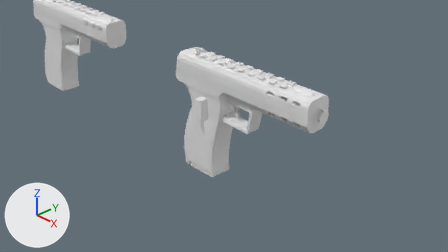
The Blender file controller/trigger.blend, before and after one commit.
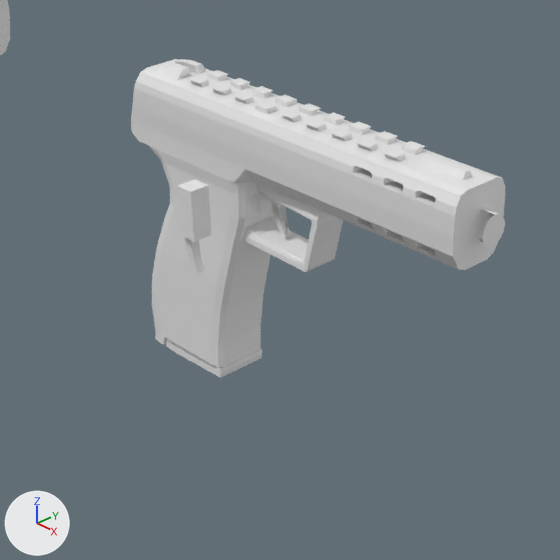
Each version appears first from the file's camera 'Camera', and next in a close-up on the part from 27% to 78% of the width and 9% to 100% of the height. Arrows for +X, +Y and +Z are at lower left; the lights stay in place.

The scene before the commit, as lines of its bpy script (objects in view):
```python
me_cube_001 = bpy.data.meshes.new('Cube.001')
me_cube_001.from_pydata(...)  # 500 vertices, 362 faces; spans x -1.03..2.1, y 0.0..0.43, z -1.07..0.75
me_cube_003 = bpy.data.meshes.new('Cube.003')
me_cube_003.from_pydata(...)  # 585 vertices, 466 faces; spans x -1.03..2.1, y 0.0..1.04, z -0.86..-0.38
me_cube_012 = bpy.data.meshes.new('Cube.012')
me_cube_012.from_pydata(...)  # 16 vertices, 14 faces; spans x -1.0..2.01, y -1.0..1.0, z -0.92..1.46
ob_cube = bpy.data.objects.new('Cube', me_cube_001)
ob_cube.location = (0.0, 0.0, 0.0)
ob_cube.scale = (1.0, 0.559, 1.0)
_m = ob_cube.modifiers.new('Mirror', 'MIRROR')
_m.use_axis = (False, True, False)
_m.use_clip = True
ob_cube_002 = bpy.data.objects.new('Cube.002', me_cube_003)
ob_cube_002.location = (0.001, 0.0, 1.604)
ob_cube_002.scale = (1.0, 0.239, 1.0)
_m = ob_cube_002.modifiers.new('Mirror', 'MIRROR')
_m.use_axis = (False, True, False)
_m.use_clip = True
ob_cube_004 = bpy.data.objects.new('Cube.004', me_cube_012)
ob_cube_004.location = (0.328, 0.0, 0.401)
ob_cube_004.scale = (0.0427, 0.0423, -0.13)
# also in view: 'Cube.009' at (0.34, -0.83, 0.65); 'Cube.006' at (-0.36, 0.0, -0.37)
```
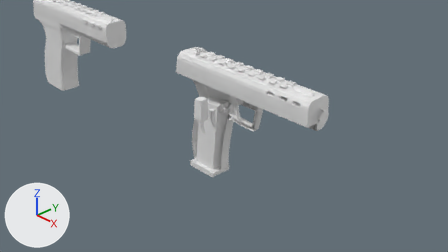
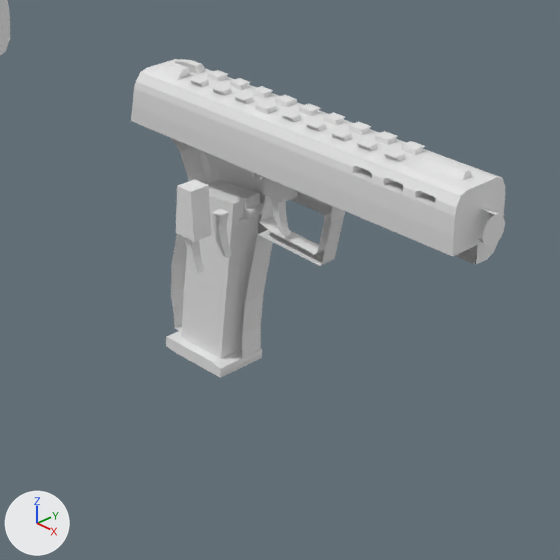
Location of each change, [x1, y1, x2, y2] in pixels of the close-ups (560 x 560 px):
```json
{"object": "Cube", "change": "modifiers changed", "before": [131, 121, 498, 367], "after": [171, 138, 498, 358], "on screen": "11% narrower, 11% shorter"}
{"object": "Cube.004", "change": "moved, turned", "before": [272, 202, 290, 237], "after": [212, 209, 231, 257]}
{"object": "Cube.006", "change": "unchanged, uncovered by the edit", "before": [166, 338, 262, 378], "after": [166, 180, 262, 378]}
```

Edits to the scene script, one JSON object a line:
```json
{"op": "add", "block": "me_cylinder_001", "code": ["me_cylinder_001 = bpy.data.meshes.new('Cylinder.001')", "me_cylinder_001.from_pydata(...)  # a 32-sided cylinder along z spanning x -1.0..1.0, y -1.0..1.0, z -1.0..1.0"]}
{"op": "remove", "block": "ob_cube", "code": "_m = ob_cube.modifiers.new('Mirror', 'MIRROR')"}
{"op": "remove", "block": "ob_cube", "code": "_m.use_axis = (False, True, False)"}
{"op": "remove", "block": "ob_cube", "code": "_m.use_clip = True"}
{"op": "add", "block": "ob_cube", "code": "_m = ob_cube.modifiers.new('Boolean', 'BOOLEAN')"}
{"op": "add", "block": "ob_cube", "code": "_m.object = ob_cylinder_003"}
{"op": "add", "block": "ob_cube", "code": "_m = ob_cube.modifiers.new('Boolean.001', 'BOOLEAN')"}
{"op": "add", "block": "ob_cube", "code": "_m.object = ob_cylinder_002"}
{"op": "set", "path": "ob_cube_004.location", "old": "(0.328, 0.0, 0.401)", "new": "(0.326, -0.569, 0.431)"}
{"op": "set", "path": "ob_cube_004.rotation_euler", "old": "(0.0, 0.0, 0.0)", "new": "(0.0, 0.0101, 0.0)", "note": "degrees (0, 0, 0) -> degrees (0, 0.6, 0)"}
{"op": "add", "block": "ob_cylinder_003", "code": ["ob_cylinder_003 = bpy.data.objects.new('Cylinder.003', me_cylinder_001)", "ob_cylinder_003.location = (0.378, 0.002, 0.721)", "ob_cylinder_003.rotation_euler = (1.571, 0.0, 0.0)  # degrees (90, 0, 0)", "ob_cylinder_003.scale = (0.014, 0.014, 0.235)"]}
{"op": "add", "block": "ob_cylinder_002", "code": ["ob_cylinder_002 = bpy.data.objects.new('Cylinder.002', me_cylinder_001.copy())", "ob_cylinder_002.location = (0.302, 0.002, 0.721)", "ob_cylinder_002.rotation_euler = (1.571, 0.0, 0.0)  # degrees (90, 0, 0)", "ob_cylinder_002.scale = (0.014, 0.014, 0.235)"]}
```
